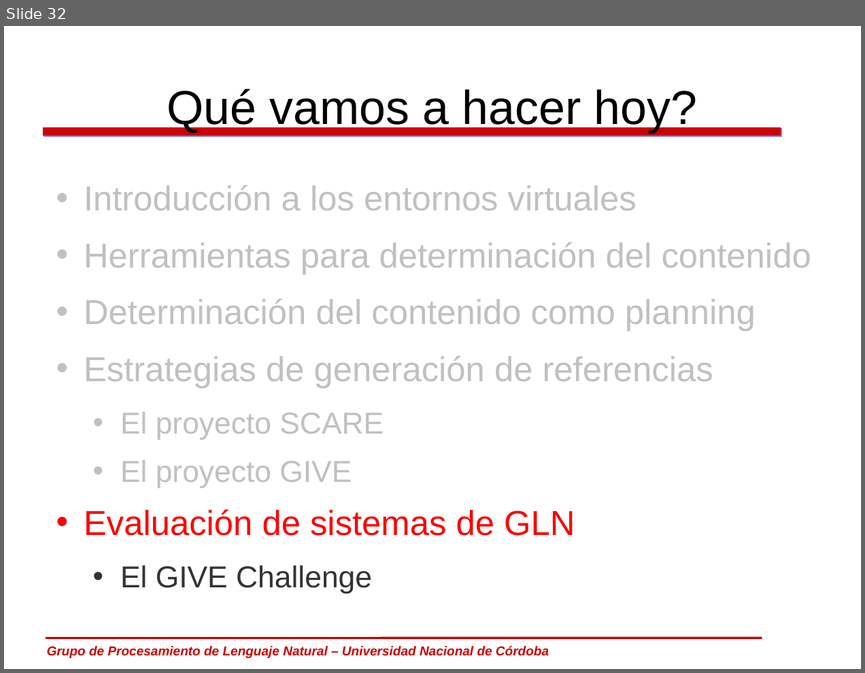
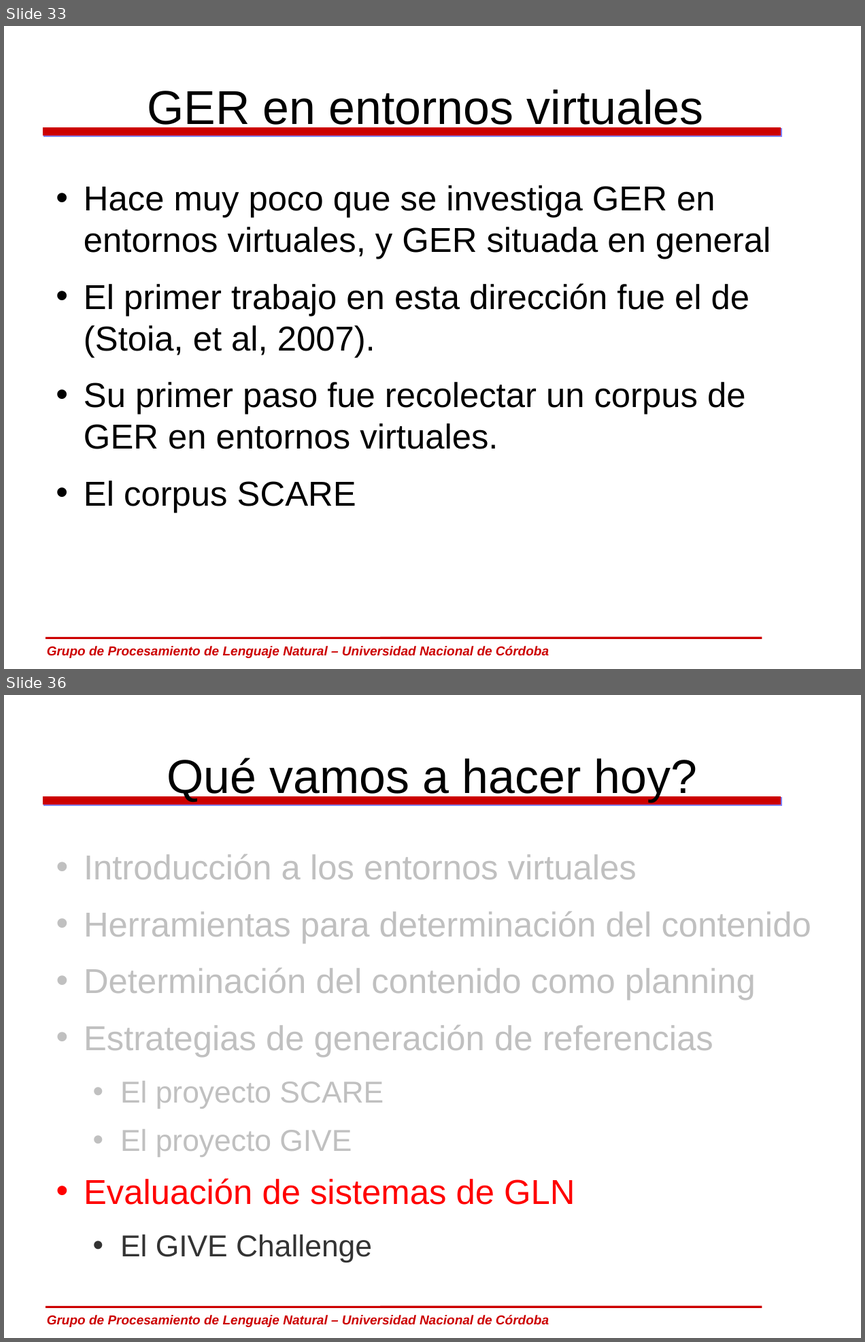
Before and after one commit to carlosareces/elic10, a slide deck: slides/dia5.odp. Shown one above the other, each under a label of ours: slide 32 before the commit, slides 33 and 36 after it; the slides between them are not shown. The pictures are 865x673 and 865x1342 pixels, drawn with LibreOffice and Linux fonts; fonts in the diff are those of the drawing; background and template pictures are left out. Boxes give left, top, right and bottom in pixels: in the first picture for what was removed or moved away, otherwise in the second. Text is boxed around its words. In the diff, an @@ line names an element or a change of style, - is before the commit and + after.

```diff
--- a/slides/dia5.odp
+++ b/slides/dia5.odp
@@ slide 33 added at [4, 26, 861, 669], background #FFFFFF; not listed: 3 template elements that a slide beside it also shows @@
@@ title added at [147, 89, 704, 133], 44 pt, text #000000 @@
+GER en entornos virtuales
@@ text added at [84, 185, 770, 512], 32 pt, text #000000 @@
+• Hace muy poco que se investiga GER en entornos virtuales, y GER situada en general
+• El primer trabajo en esta dirección fue el de (Stoia, et al, 2007).
+• Su primer paso fue recolectar un corpus de GER en entornos virtuales.
+• El corpus SCARE
@@ what was slide 32 is now slide 36 @@
```
Also in this commit, not shown: 9 slides changed, 3 other slides added.
